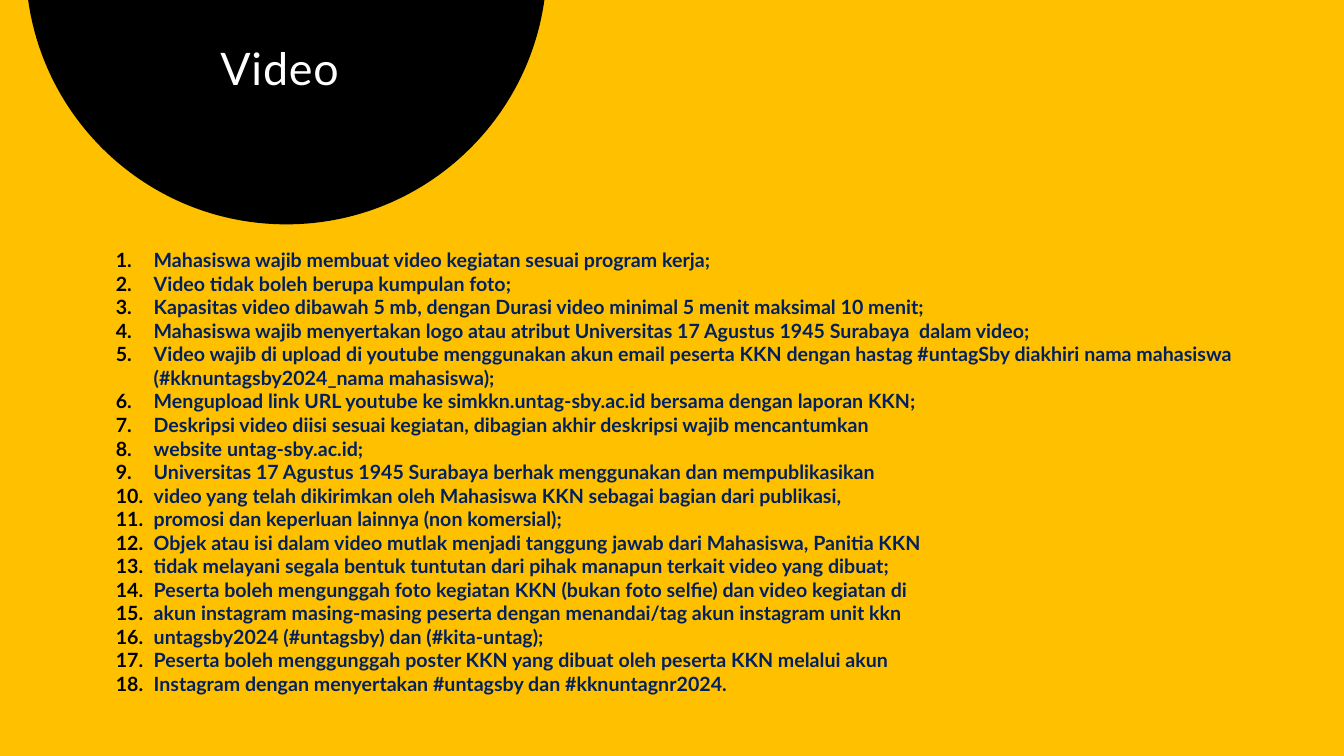
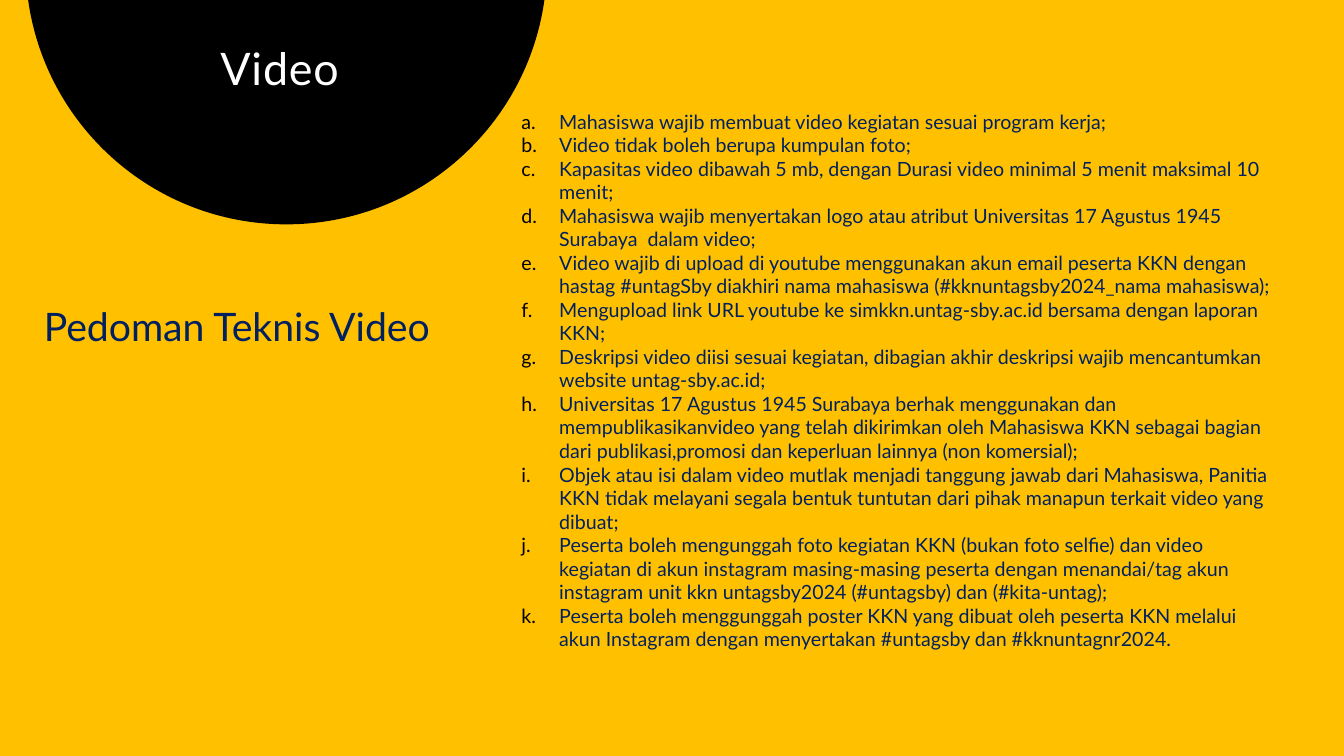
Before and after one commit to chariotofthesun/kkngenap2024, a slide deck: slide 11 of petunjuk teknis luaran kkn untag sby.pptx (slide 9 before the commit). Drawn at 1344x756 pixels with LibreOffice and Linux fonts; fonts in the diff are those of the drawing. Boxes give left, top, right and bottom in pixels: in the first picture for what was removed or moved away, otherwise in the second. Text is boxed around its words. In the diff, an @@ line names an element or a change of style, - is before the commit and + after.

```diff
--- a/petunjuk teknis luaran kkn untag sby.pptx
+++ b/petunjuk teknis luaran kkn untag sby.pptx
@@ text "Mahasiswa wajib membuat video kegiatan ...": place and size @@
-text "Mahasiswa wajib membuat video kegiatan ..." at (154,252,1231,695)
+text "Mahasiswa wajib membuat video kegiatan ..." at (559,114,1269,650)
@@ text at (559,114,1269,343): bold off in "Mahasiswa wajib membuat video kegiatan sesuai program ...", "Video tidak boleh berupa kumpulan foto;", "Kapasitas video dibawah 5 mb, dengan Durasi ...", "Mahasiswa wajib menyertakan logo atau atribut Universitas ..." and 2 more places; bullet 1. to a. @@
@@ text added at (44,312,430,342), 28 pt, text #002060 @@
+Pedoman Teknis Video
@@ text at (559,349,1267,650): text changed; bold off @@
-7. Deskripsi video diisi sesuai kegiatan, dibagian akhir deskripsi wajib mencantumkan
-8. website untag-sby.ac.id;
-9. Universitas 17 Agustus 1945 Surabaya berhak menggunakan dan mempublikasikan
-10. video yang telah dikirimkan oleh Mahasiswa KKN sebagai bagian dari publikasi,
-11. promosi dan keperluan lainnya (non komersial);
-12. Objek atau isi dalam video mutlak menjadi tanggung jawab dari Mahasiswa, Panitia KKN
-13. tidak melayani segala bentuk tuntutan dari pihak manapun terkait video yang dibuat;
-14. Peserta boleh mengunggah foto kegiatan KKN (bukan foto selfie) dan video kegiatan di
-15. akun instagram masing-masing peserta dengan menandai/tag akun instagram unit kkn
-16. untagsby2024 (#untagsby) dan (#kita-untag);
-17. Peserta boleh menggunggah poster KKN yang dibuat oleh peserta KKN melalui akun
-18. Instagram dengan menyertakan #untagsby dan #kknuntagnr2024.
+g. Deskripsi video diisi sesuai kegiatan, dibagian akhir deskripsi wajib mencantumkan website untag-sby.ac.id;
+h. Universitas 17 Agustus 1945 Surabaya berhak menggunakan dan mempublikasikanvideo yang telah dikirimkan oleh Mahasiswa KKN sebagai bagian dari publikasi,promosi dan keperluan lainnya (non komersial);
+i. Objek atau isi dalam video mutlak menjadi tanggung jawab dari Mahasiswa, Panitia KKN tidak melayani segala bentuk tuntutan dari pihak manapun terkait video yang dibuat;
+j. Peserta boleh mengunggah foto kegiatan KKN (bukan foto selfie) dan video kegiatan di akun instagram masing-masing peserta dengan menandai/tag akun instagram unit kkn untagsby2024 (#untagsby) dan (#kita-untag);
+k. Peserta boleh menggunggah poster KKN yang dibuat oleh peserta KKN melalui akun Instagram dengan menyertakan #untagsby dan #kknuntagnr2024.
```
Also in this commit, not shown: 8 other slides changed, 5 slides added, 12 slides removed.
